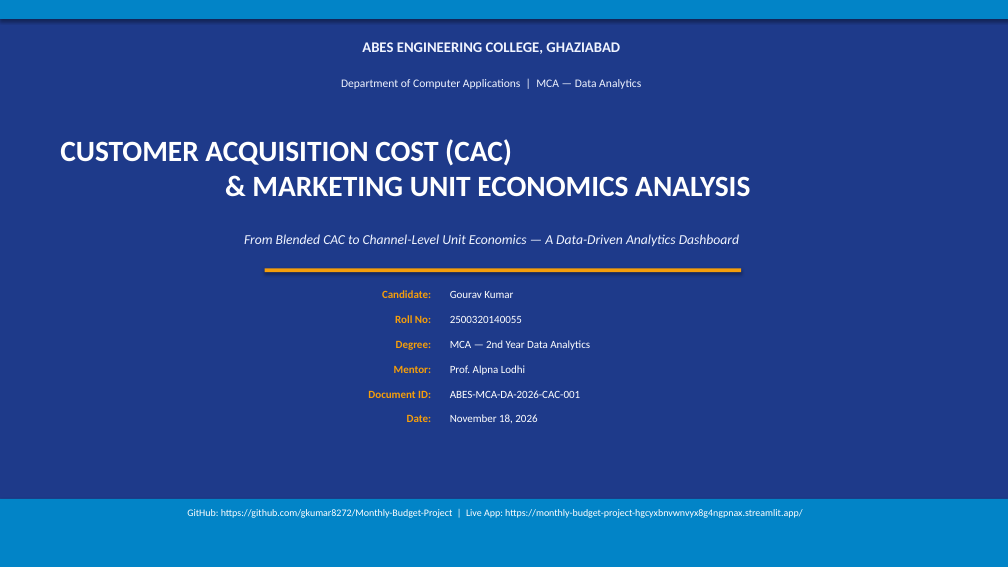
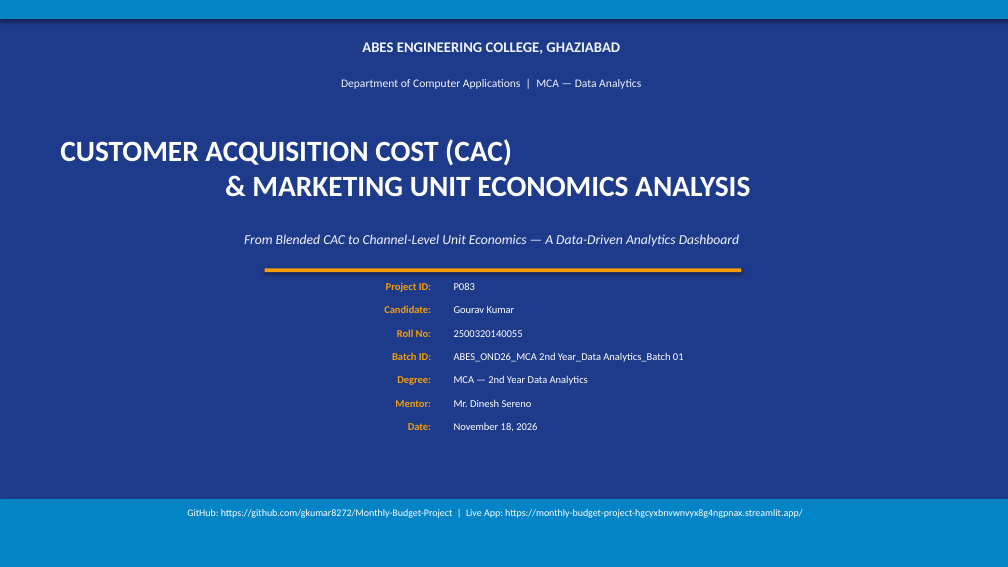
Before and after one commit to gkumar8272/Monthly-Budget-Project, a slide deck: slide 1 of docs/18_Presentation.pptx. Drawn at 1008x567 pixels with LibreOffice and Linux fonts; fonts in the diff are those of the drawing. Boxes give left, top, right and bottom in pixels: in the first picture for what was removed or moved away, otherwise in the second. Text is boxed around its words. In the diff, an @@ line names an element or a change of style, - is before the commit and + after.

Commit message:
docs: update Project ID to P083, Mentor to Mr. Dinesh Sereno, and Batch ID across all documents and app

```diff
--- a/docs/18_Presentation.pptx
+++ b/docs/18_Presentation.pptx
@@ text "Candidate:": place and size @@
-text "Candidate:" at (382, 290, 431, 298)
+text "Candidate:" at (384, 305, 431, 313)
@@ text added at (386, 282, 431, 292), 10 pt, text #F59E0B, bold @@
+Project ID:
@@ text "Gourav Kumar": place and size @@
-text "Gourav Kumar" at (450, 291, 513, 298)
+text "Gourav Kumar" at (454, 306, 515, 313)
@@ text added at (454, 283, 475, 290), 10 pt, text #FFFFFF @@
+P083
@@ text "Roll No:": place and size @@
-text "Roll No:" at (395, 315, 431, 323)
+text "Roll No:" at (397, 329, 431, 337)
@@ text "2500320140055": place and size @@
-text "2500320140055" at (450, 316, 522, 323)
+text "2500320140055" at (454, 330, 523, 337)
@@ text at (392, 352, 431, 360): text changed; size 10.5 to 10 pt @@
-Document ID:
+Batch ID:
@@ text at (454, 352, 684, 362): text changed; size 10.5 to 10 pt @@
-Prof. Alpna Lodhi
+ABES_OND26_MCA 2nd Year_Data Analytics_Batch 01
@@ text "Degree:": place and size @@
-text "Degree:" at (396, 341, 431, 350)
+text "Degree:" at (397, 376, 431, 385)
@@ size 10.5 to 10 pt in 9 elements at (408, 423, 431, 430), (397, 329, 431, 337), (384, 305, 431, 313), (454, 423, 537, 431), (454, 330, 523, 337), (395, 400, 431, 407), (454, 306, 515, 313), (397, 376, 431, 385), (454, 375, 588, 385) @@
@@ text "MCA — 2nd Year Data ...": place and size @@
-text "MCA — 2nd Year Data ..." at (450, 340, 590, 350)
+text "MCA — 2nd Year Data ..." at (454, 375, 588, 385)
@@ text "Date:": place and size @@
-text "Date:" at (407, 415, 431, 422)
+text "Date:" at (408, 423, 431, 430)
@@ text "Mentor:": place and size @@
-text "Mentor:" at (394, 366, 431, 373)
+text "Mentor:" at (395, 400, 431, 407)
@@ text "November 18, 2026": place and size @@
-text "November 18, 2026" at (450, 414, 537, 423)
+text "November 18, 2026" at (454, 423, 537, 431)
@@ text removed at (450, 390, 580, 398) @@
-ABES-MCA-DA-2026-CAC-001
@@ text added at (454, 399, 532, 407), 10 pt, text #FFFFFF @@
+Mr. Dinesh Sereno
```
Also in this commit, not shown: 10 other slides changed, 33 other files.
